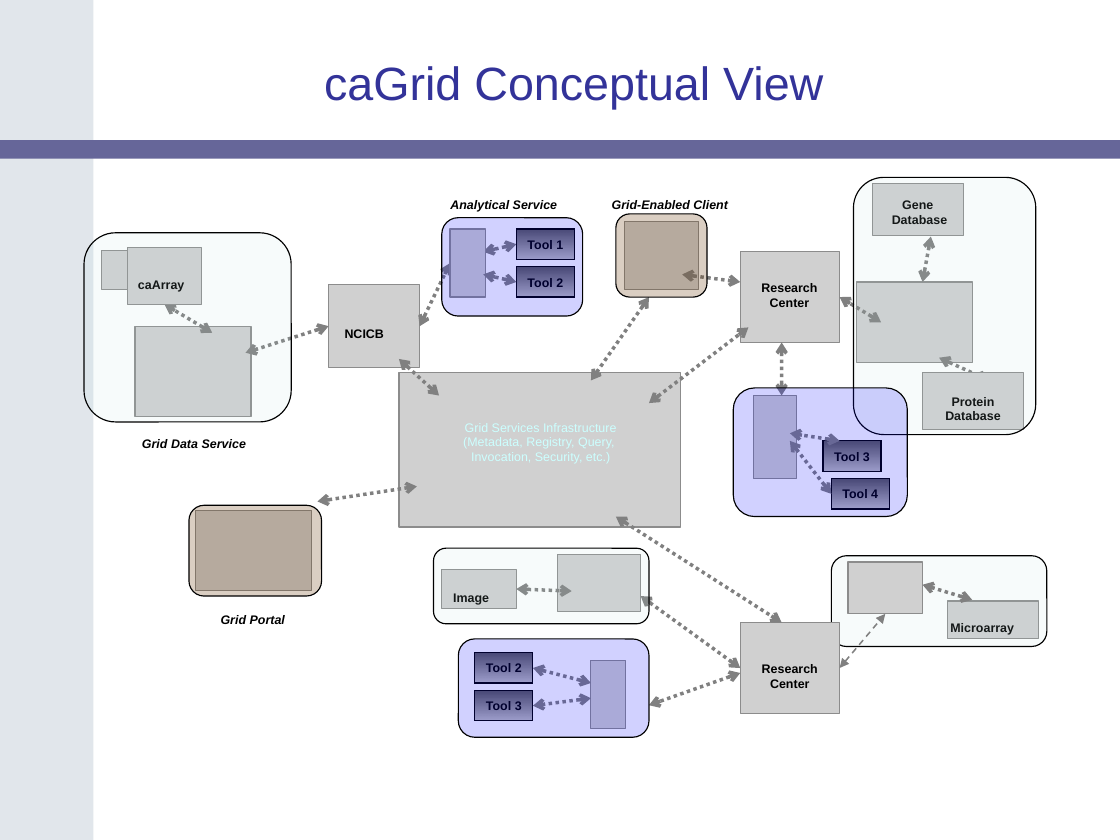
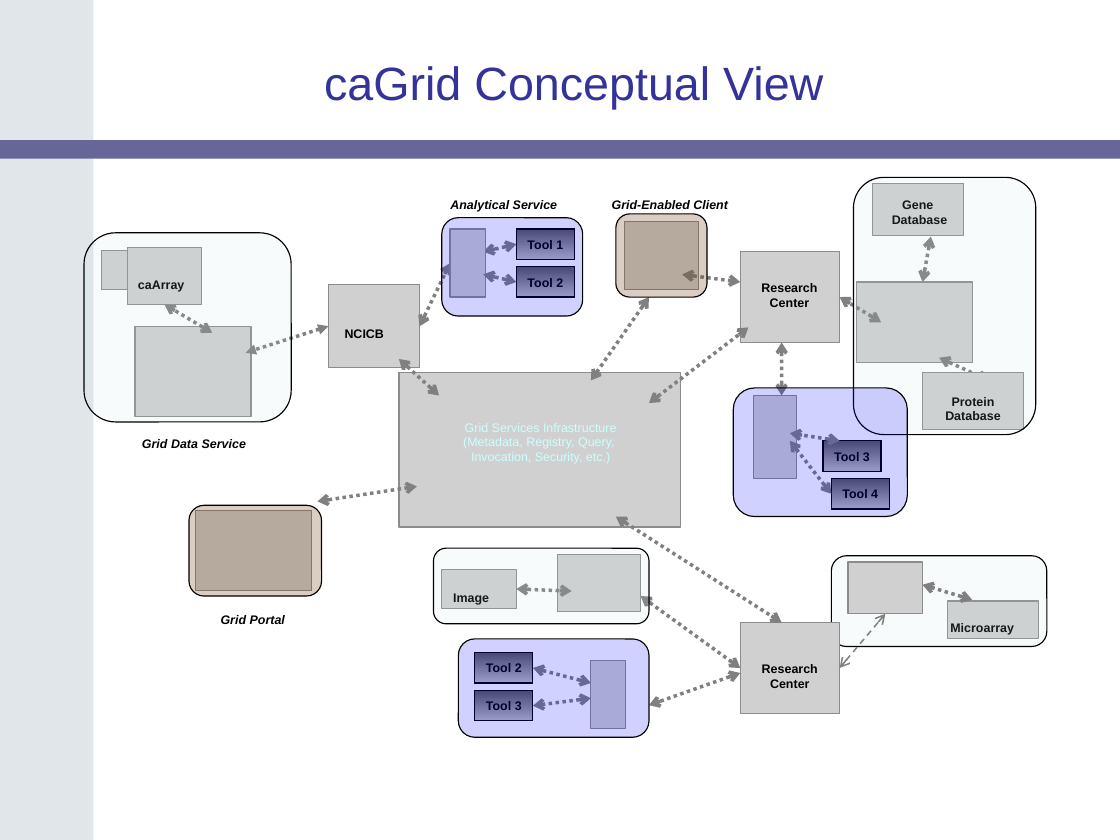
Before and after one commit to NCIP/cagrid-portal, a slide deck: slide 6 of cagrid-1-0/Documentation/docs/DataService/Slides/caGrid-1.0-Data-Services-20060605.ppt. Drawn at 1120x840 pixels with LibreOffice and Linux fonts; fonts in the diff are those of the drawing; grey boxes stand for pictures; background and template pictures are left out. Boxes give left, top, right and bottom in pixels: in the first picture for what was removed or moved away, otherwise in the second. Text is boxed around its words. In the diff, an @@ line names an element or a change of style, - is before the commit and + after.

```diff
--- a/cagrid-1-0/Documentation/docs/DataService/Slides/caGrid-1.0-Data-Services-20060605.ppt
+++ b/cagrid-1-0/Documentation/docs/DataService/Slides/caGrid-1.0-Data-Services-20060605.ppt
@@ double arrow (328, 326) - (245, 353): arrowheads changed @@
@@ double arrow (840, 668) - (885, 614): arrowheads changed @@
```
Also in this commit, not shown: 3 slides removed, 1 other file.
